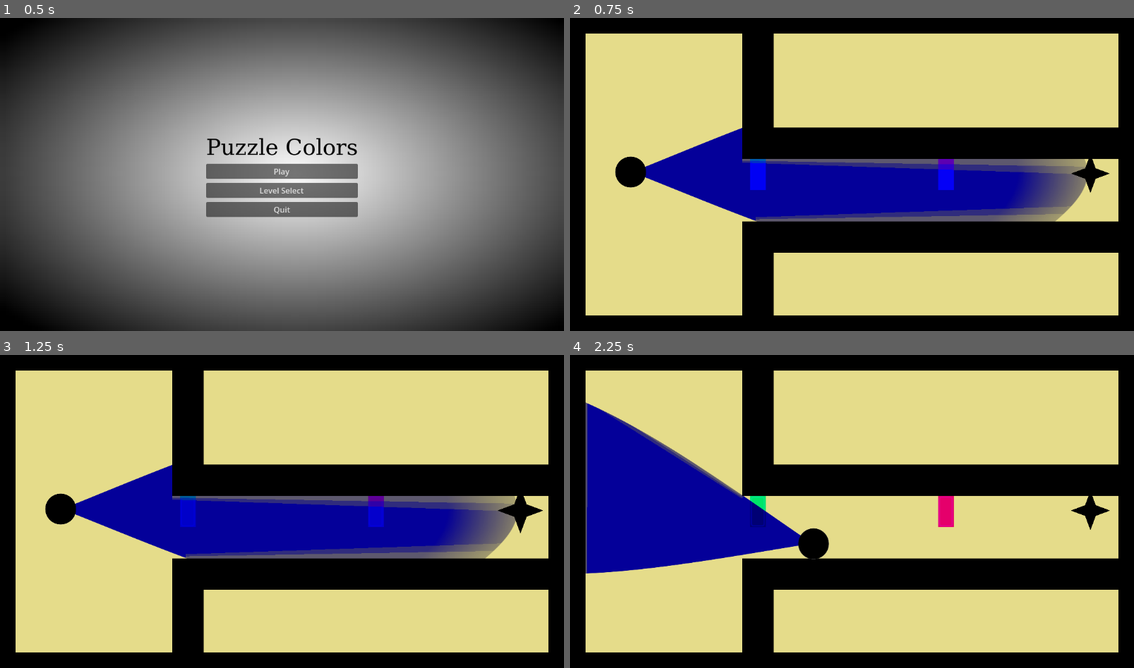
Above: before the commit, frames 1-4 (two rows, left to right).
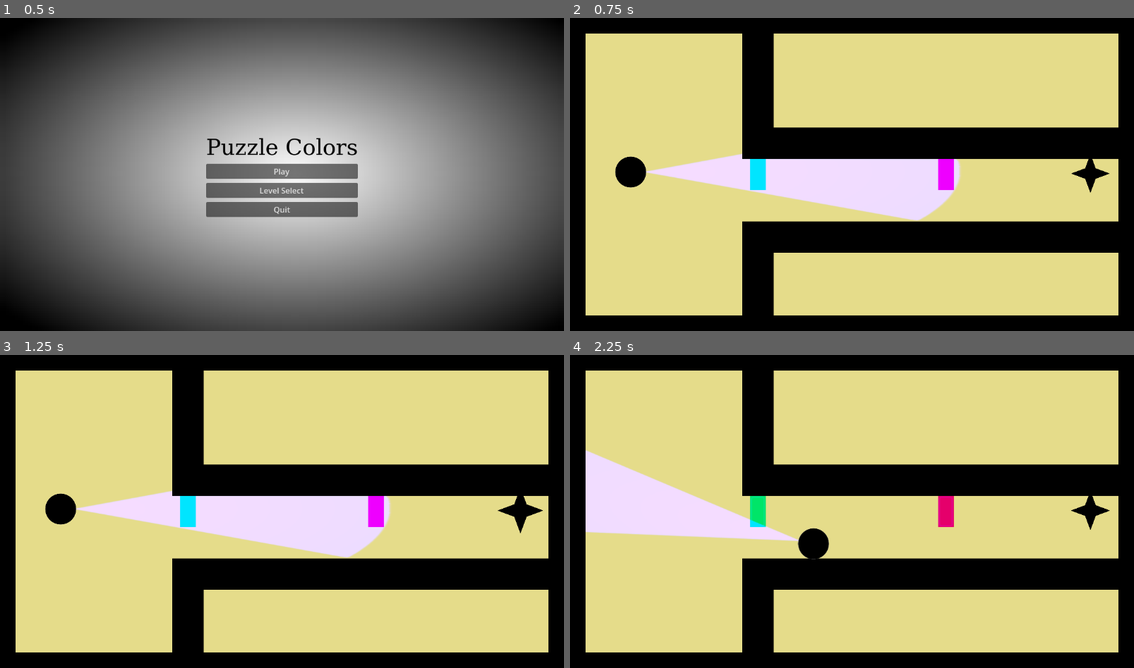
Above: after the commit, the same moments.

Repository: tlalexandre/PuzzleColors
Game: Godot game, scene res://scenes/main_menu.tscn
The game is run twice, just before and just after one commit, with the same random seed, the same clock (stepped at 60 frames per second) and the same inputs.
Inputs (mouse positions are in pixels of both pictures, inside the frame that each line leads up to):
- Up to frame 1 (0.5 s): no input
- Up to frame 2 (0.75 s): click "Play" at 0.5 s
- Up to frame 3 (1.25 s): no input
- Up to frame 4 (2.25 s): move the mouse to (976, 495) at 1.27 s; hold D (right) 1.28-2.03 s; move the mouse to (739, 527) at 2.02 s; hold S (down) from 2.03 s (still down)

Frame 1 is identical in both runs. In frame 2, 15% of the frame differs, in the area x 13-92%, y 35-66%; in frame 3, 15%; in frame 4, 12%.

Commit message:
Modified light texture

Diff:
--- a/levels/level_2.tscn
+++ b/levels/level_2.tscn
@@ -34,12 +34,6 @@
 "update": 0,
 "values": [0.0]
 }
-
-[sub_resource type="Animation" id="Animation_lbhrr"]
-resource_name = "rotating_light"
-length = 3.0
-loop_mode = 1
-step = 0.1
 
 [sub_resource type="Animation" id="Animation_5722l"]
 resource_name = "new_animation"
@@ -58,6 +52,12 @@
 "values": [0.0, -1.5708, -3.14159, -4.71239, -6.28319]
 }
 
+[sub_resource type="Animation" id="Animation_lbhrr"]
+resource_name = "rotating_light"
+length = 3.0
+loop_mode = 1
+step = 0.1
+
 [sub_resource type="AnimationLibrary" id="AnimationLibrary_p57ef"]
 _data = {
 &"RESET": SubResource("Animation_iywne"),
@@ -436,5 +436,5 @@
 barrier_color = Color(1, 0, 0, 1)
 
 [node name="Area2dLight" parent="." instance=ExtResource("5_5722l")]
-position = Vector2(580, 322)
+position = Vector2(576, 320)
 color_light = Color(0, 1, 0, 1)
--- a/levels/level_3.tscn
+++ b/levels/level_3.tscn
@@ -266,10 +266,10 @@
 position = Vector2(1088, 640)
 
 [node name="Wall21" parent="Walls" instance=ExtResource("1_20opy")]
-position = Vector2(256, 320)
+position = Vector2(256, 384)
 
 [node name="Wall22" parent="Walls" instance=ExtResource("1_20opy")]
-position = Vector2(320, 320)
+position = Vector2(320, 384)
 
 [node name="Wall25" parent="Walls" instance=ExtResource("1_20opy")]
 position = Vector2(64, 512)
@@ -290,13 +290,13 @@
 position = Vector2(1088, 512)
 
 [node name="Wall23" parent="Walls" instance=ExtResource("1_20opy")]
-position = Vector2(256, 192)
+position = Vector2(256, 256)
 
 [node name="Wall24" parent="Walls" instance=ExtResource("1_20opy")]
-position = Vector2(320, 192)
+position = Vector2(320, 256)
 
 [node name="Wall5" parent="Walls" instance=ExtResource("1_20opy")]
-position = Vector2(192, 256)
+position = Vector2(192, 320)
 
 [node name="Barriers" type="Node2D" parent="."]
 
@@ -307,13 +307,13 @@
 barrier_color = Color(0, 1, 0, 1)
 
 [node name="Barrier4" parent="Barriers" instance=ExtResource("5_jq78i")]
-position = Vector2(960, 576)
+position = Vector2(896, 576)
 rotation = 1.5708
 scale = Vector2(1, 1)
 barrier_color = Color(0, 0, 1, 1)
 
 [node name="Barrier5" parent="Barriers" instance=ExtResource("5_jq78i")]
-position = Vector2(384, 256)
+position = Vector2(384, 320)
 rotation = 1.5708
 scale = Vector2(1, 1)
 barrier_color = Color(1, 0, 0, 1)
@@ -328,15 +328,15 @@
 autoplay = "360"
 
 [node name="Goal" parent="." instance=ExtResource("4_ofchu")]
-position = Vector2(312, 255)
+position = Vector2(320, 319)
 
 [node name="Lights" type="Node2D" parent="."]
 
 [node name="Area2dLight" parent="Lights" instance=ExtResource("5_20opy")]
-position = Vector2(136, 580)
+position = Vector2(128, 576)
 color_light = Color(1, 0, 0, 1)
 
 [node name="Area2dLight2" parent="Lights" instance=ExtResource("5_20opy")]
-position = Vector2(1012, 594)
-rotation = 3.69137
+position = Vector2(960, 576)
+rotation = 3.49066
 color_light = Color(0, 1, 0, 1)
--- a/levels/level_6.tscn
+++ b/levels/level_6.tscn
@@ -326,5 +326,5 @@
 [node name="Lights" type="Node2D" parent="."]
 
 [node name="Area2dLight" parent="Lights" instance=ExtResource("5_8tsbn")]
-position = Vector2(124, 319)
+position = Vector2(128, 320)
 color_light = Color(1, 0, 0, 1)
--- a/scenes/area2d_light.tscn
+++ b/scenes/area2d_light.tscn
@@ -1,7 +1,8 @@
-[gd_scene load_steps=3 format=3 uid="uid://b3avnyoue3pq7"]
+[gd_scene load_steps=4 format=3 uid="uid://b3avnyoue3pq7"]
 
 [ext_resource type="Script" uid="uid://3lvu7qelgl05" path="res://scripts/area_light.gd" id="1_1mgcr"]
-[ext_resource type="Texture2D" uid="uid://q2elxb6owi1p" path="res://assets/1x/1x/Fichier 2.png" id="2_r22jg"]
+[ext_resource type="Texture2D" uid="uid://418q325g3kdv" path="res://assets/1x/1x/texture_light.png" id="2_r22jg"]
+[ext_resource type="PackedScene" uid="uid://640e2dfugqjv" path="res://scenes/grid_snappable.tscn" id="3_r22jg"]
 
 [node name="Area2dLight" type="Node2D"]
 script = ExtResource("1_1mgcr")
@@ -10,15 +11,14 @@
 debug_occlusion = true
 
 [node name="TorchLight" type="PointLight2D" parent="."]
+position = Vector2(-0.309013, -0.528656)
 rotation = 1.5708
-scale = Vector2(0.376953, 0.946083)
-color = Color(0, 0.678647, 0.680372, 1)
-blend_mode = 2
+scale = Vector2(0.268084, 0.855808)
+energy = 4.0
 shadow_enabled = true
-shadow_filter = 1
-shadow_filter_smooth = 10.0
+shadow_filter = 2
 texture = ExtResource("2_r22jg")
-offset = Vector2(1.12796, -494.646)
+offset = Vector2(1.96723, -410.5)
 
 [node name="LightDetectionArea" type="Area2D" parent="."]
 rotation = 1.5708
@@ -28,3 +28,5 @@
 [node name="CollisionPolygon2D" type="CollisionPolygon2D" parent="LightDetectionArea"]
 position = Vector2(-4, 1)
 scale = Vector2(2.05208, 1.71865)
+
+[node name="GridSnappable" parent="." instance=ExtResource("3_r22jg")]
Binary file added: assets/1x/1x/texture_light.png
Not shown, added: assets/1x/1x/texture_light.png.import
